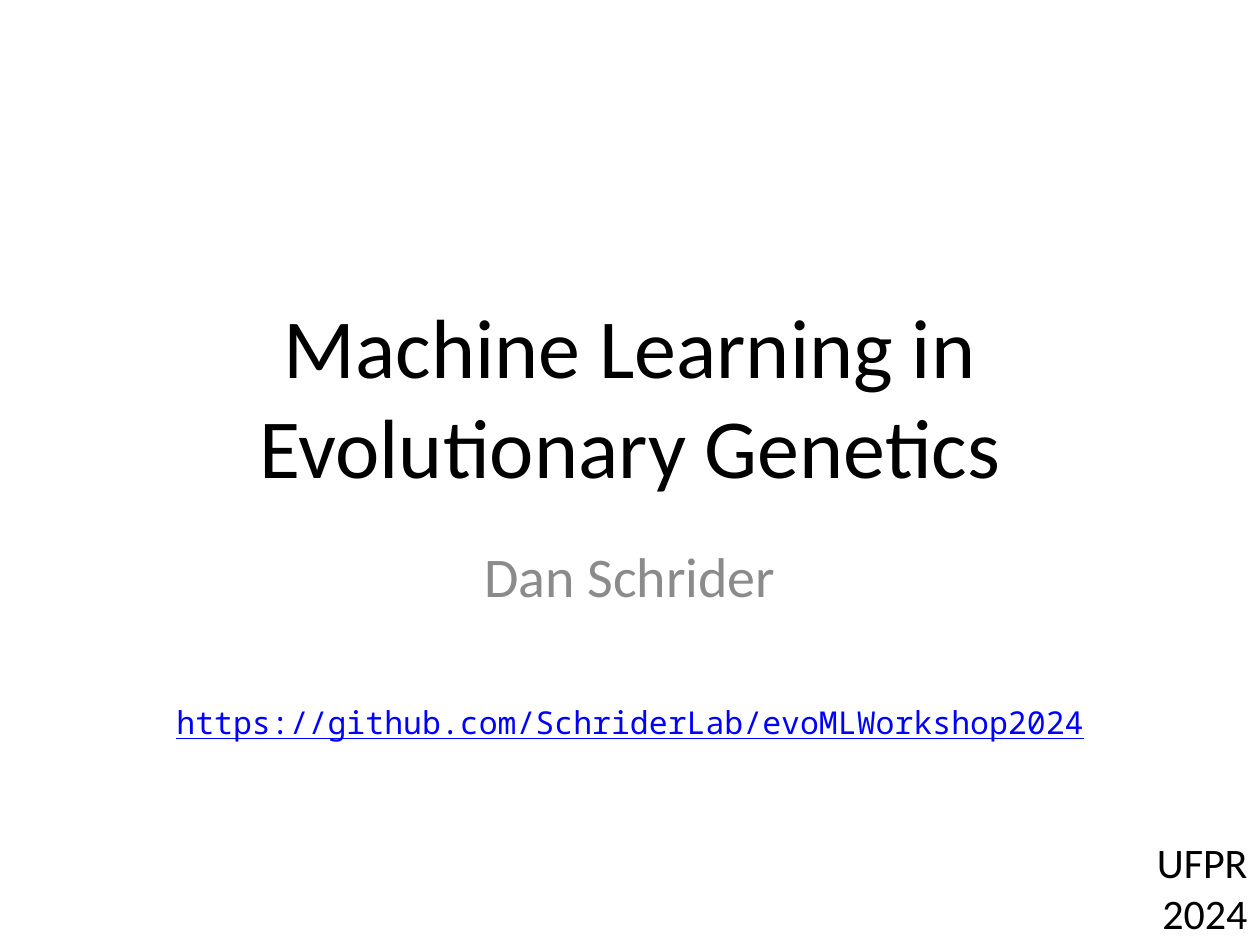
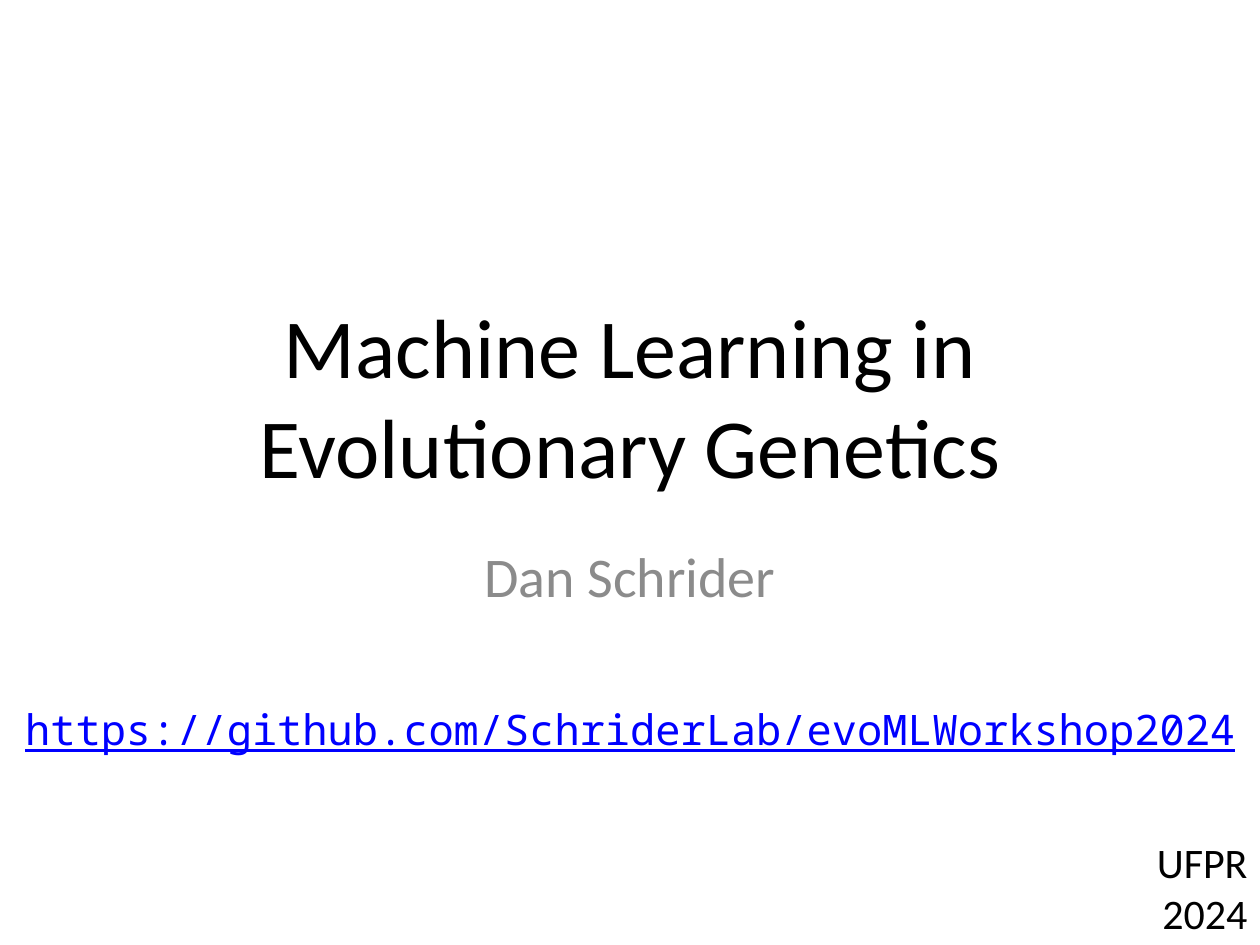
Before and after one commit to SchriderLab/evoMLWorkshop2024, a slide deck: slide 1 of day1/Part1_TheCoalescent.pptx. Drawn at 1260x945 pixels with LibreOffice and Linux fonts; fonts in the diff are those of the drawing. Boxes give left, top, right and bottom in pixels: in the first picture for what was removed or moved away, otherwise in the second. Text is boxed around its words. In the diff, an @@ line names an element or a change of style, - is before the commit and + after.

```diff
--- a/day1/Part1_TheCoalescent.pptx
+++ b/day1/Part1_TheCoalescent.pptx
@@ text "https://github.com/SchriderLab/evoMLWorkshop2024" at (25,713,1235,756): size 18 to 24 pt @@
```
Also in this commit, not shown: 1 slide added.
